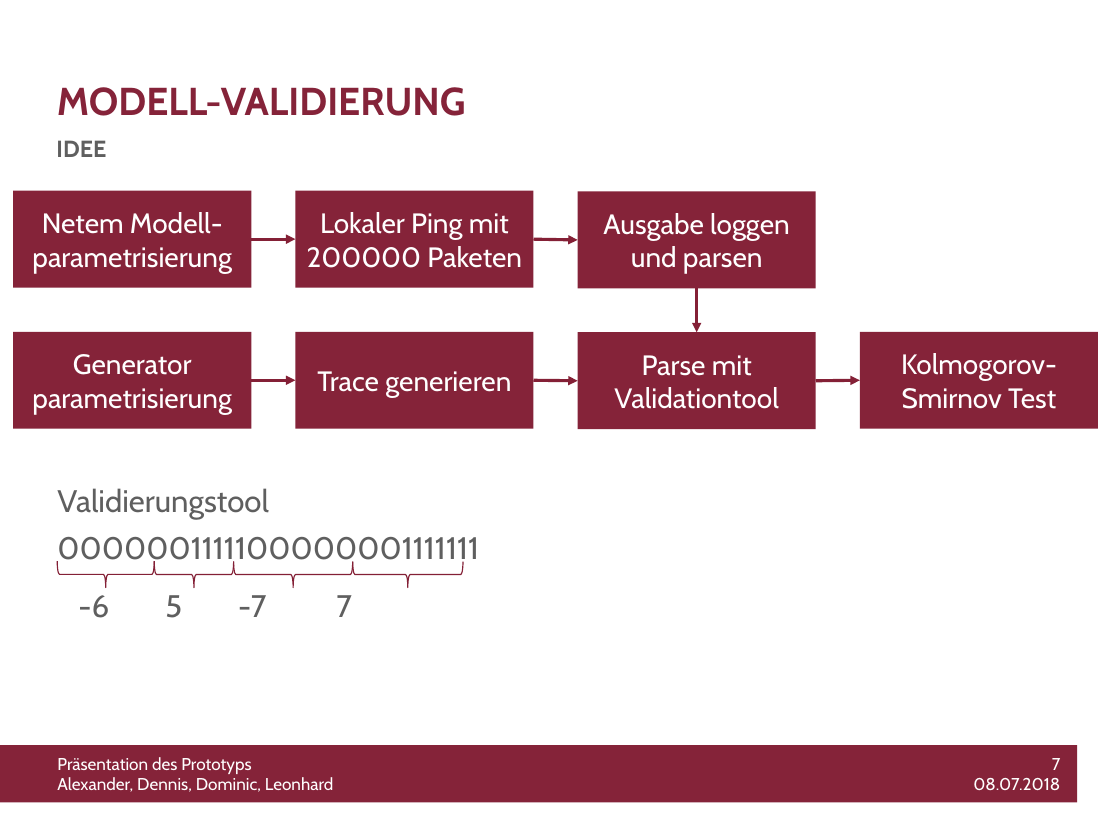
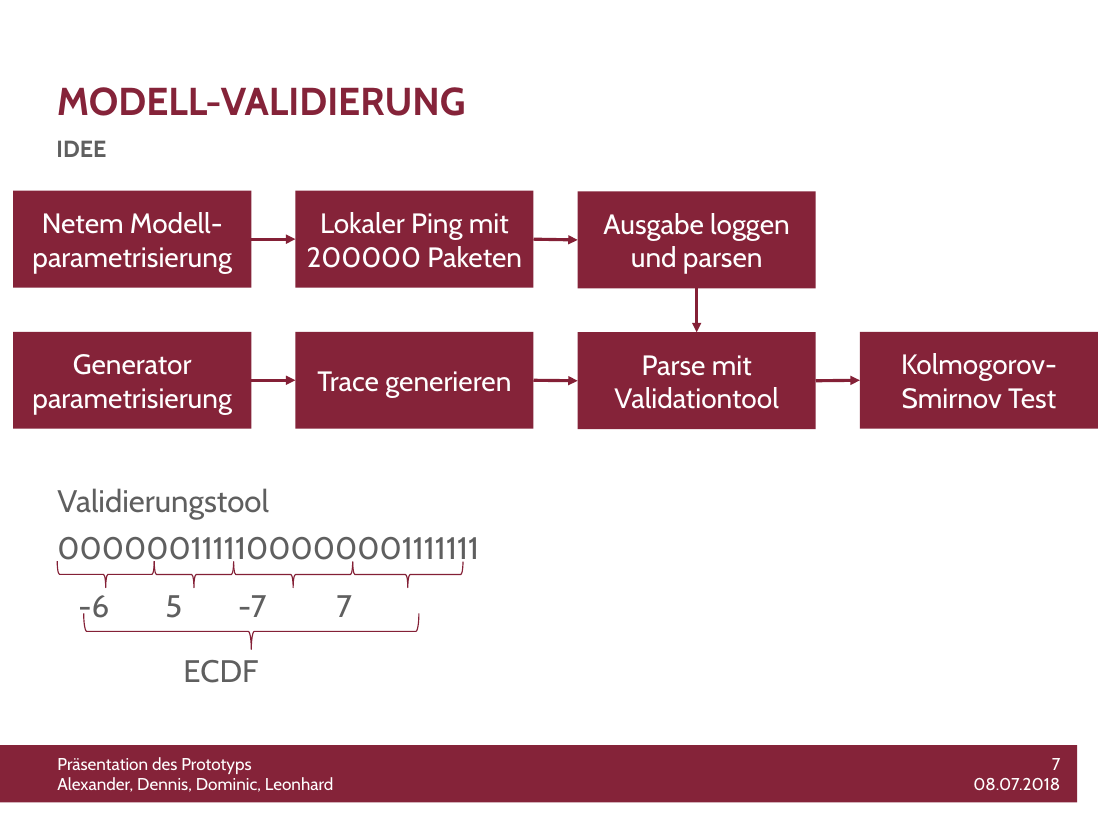
Before and after one commit to WiLEProjekt/Prototyp, a slide deck: slide 7 of Prototyp_Präsentation.pptx. Drawn at 1120x840 pixels with LibreOffice and Linux fonts; fonts in the diff are those of the drawing; background and template pictures are left out. Boxes give left, top, right and bottom in pixels: in the first picture for what was removed or moved away, otherwise in the second. Text is boxed around its words. In the diff, an @@ line names an element or a change of style, - is before the commit and + after.

Commit message:
updated presentation

```diff
--- a/Prototyp_Präsentation.pptx
+++ b/Prototyp_Präsentation.pptx
@@ left brace added at [83, 613, 418, 649], outline #842036 0.75 pt @@
@@ text at [183, 660, 258, 683]: paragraph added @@
+ECDF
```
